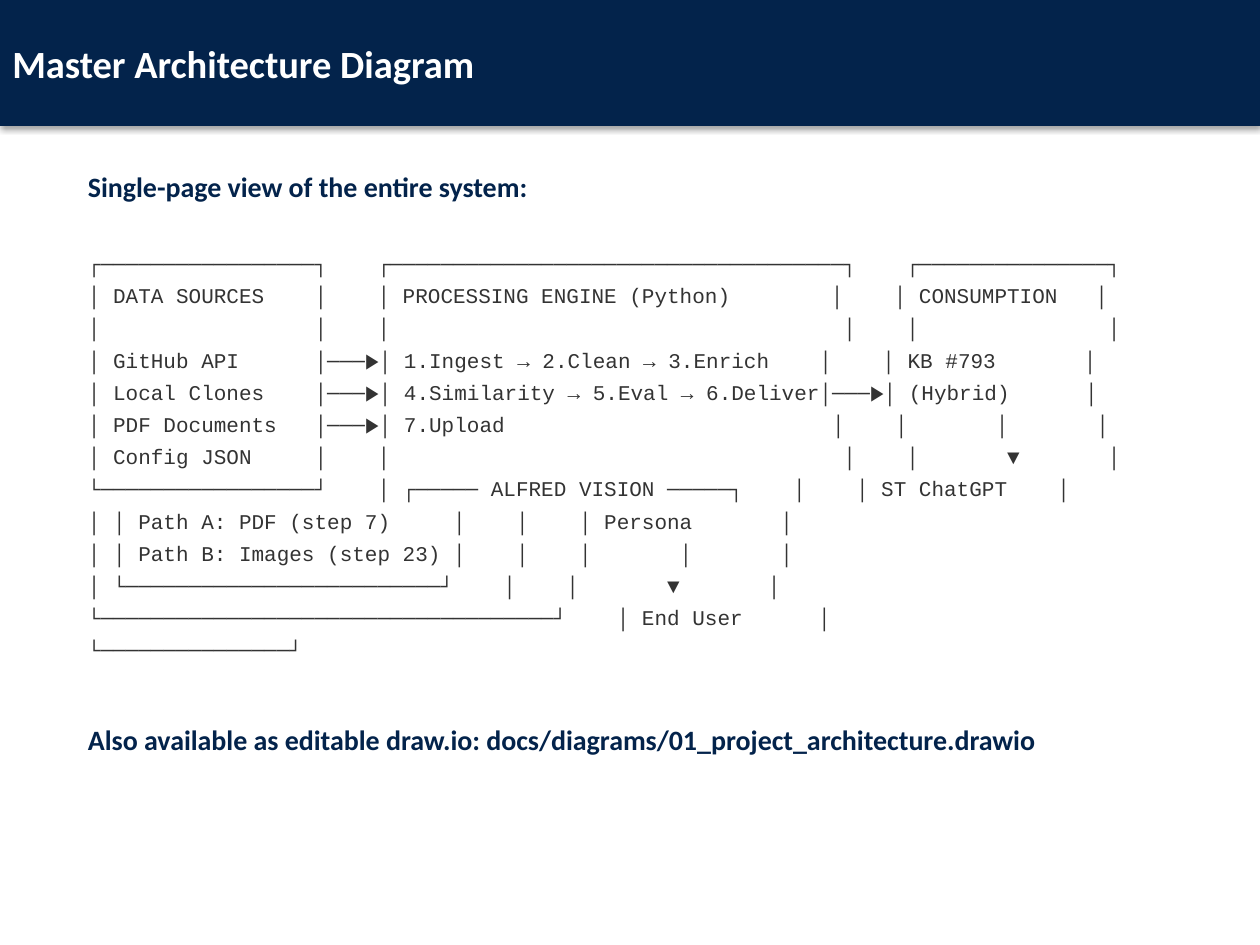
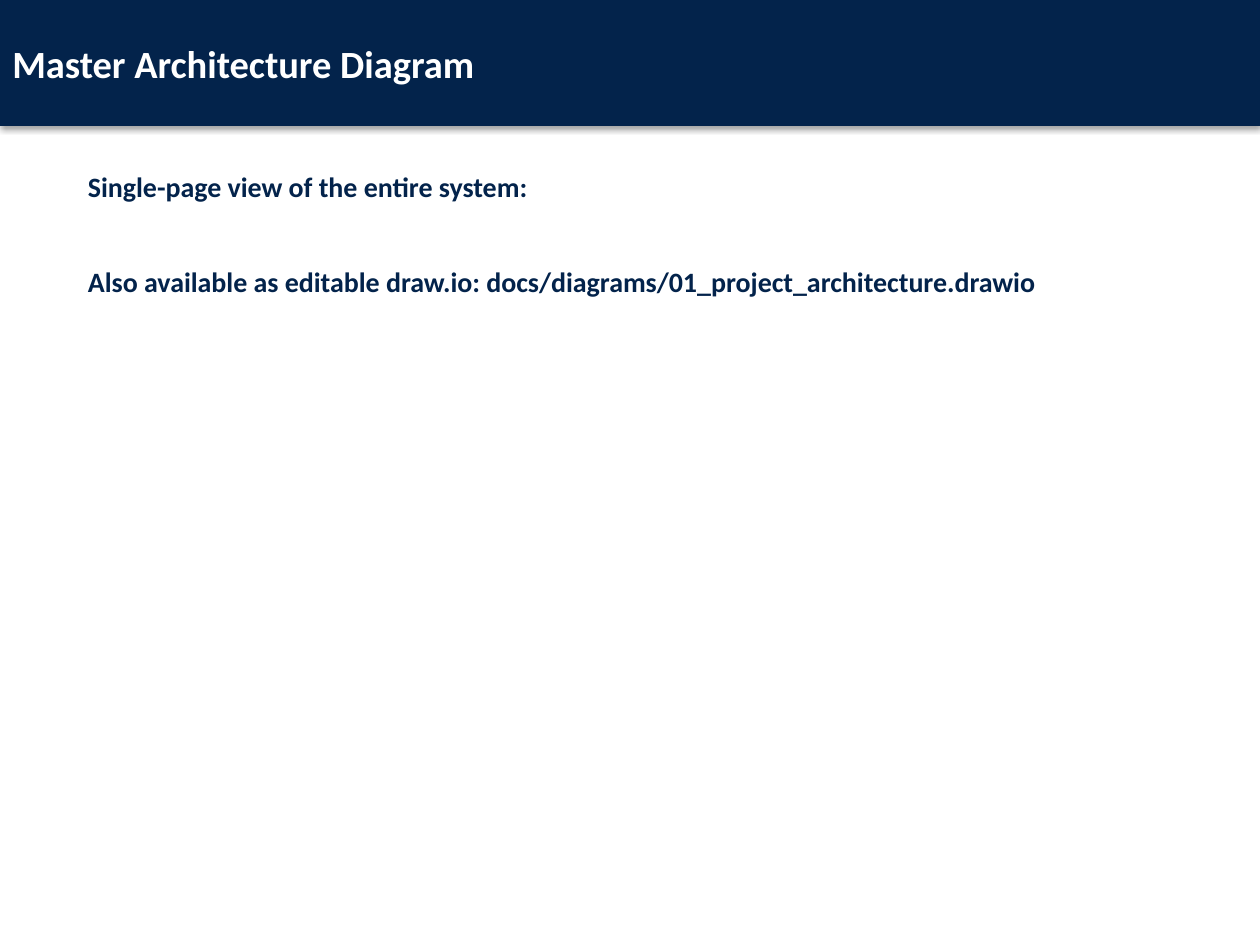
Before and after one commit to ALABSTM/stm32cube-gh-kb-pipeline, a slide deck: slide 11 of docs/Atelier_Pratique_Pipeline_STM32Cube.pptx. Drawn at 1260x945 pixels with LibreOffice and Linux fonts; fonts in the diff are those of the drawing. Boxes give left, top, right and bottom in pixels: in the first picture for what was removed or moved away, otherwise in the second. Text is boxed around its words. In the diff, an @@ line names an element or a change of style, - is before the commit and + after.

```diff
--- a/docs/Atelier_Pratique_Pipeline_STM32Cube.pptx
+++ b/docs/Atelier_Pratique_Pipeline_STM32Cube.pptx
@@ text at [113,288,1058,626]: paragraphs removed @@
-┌─────────────────┐ ┌────────────────────────────────────┐ ┌───────────────┐
-│ DATA SOURCES │ │ PROCESSING ENGINE (Python) │ │ CONSUMPTION │
-│ │ │ │ │ │
-│ GitHub API │───▶│ 1.Ingest → 2.Clean → 3.Enrich │ │ KB #793 │
-│ Local Clones │───▶│ 4.Similarity → 5.Eval → 6.Deliver│───▶│ (Hybrid) │
-│ PDF Documents │───▶│ 7.Upload │ │ │ │
-│ Config JSON │ │ │ │ ▼ │
-└─────────────────┘ │ ┌───── ALFRED VISION ─────┐ │ │ ST ChatGPT │
-│ │ Path A: PDF (step 7) │ │ │ Persona │
-│ │ Path B: Images (step 23) │ │ │ │ │
-│ └─────────────────────────┘ │ │ ▼ │
-└────────────────────────────────────┘ │ End User │
-└───────────────┘
```
Also in this commit, not shown: 2 other slides changed, 49 other files.
